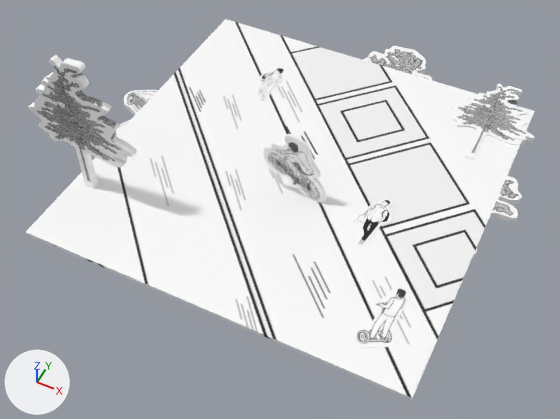
An edit to the glTF model others/1.gltf, drawn before and after from the same camera.
Both versions are drawn from a 50 mm camera at (0.236, -0.514, 0.552) aimed at (0.008, -0.059, -0.016). The axes (+X, +Y, +Z) are drawn at lower left. The lights are the same throughout. Both versions are drawn at frame 58 of the action 'CurveAction.001'; the numbers are the values there.

Before the edit, the objects in view are built like this:
```python
ob_curve_004 = bpy.data.objects.new('Curve.004', me_mesh_004)
ob_curve_004.location = (-0.176, -0.119, -0.015)
ob_curve_004.rotation_euler = (1.571, 0.0, 0.0)  # degrees (90, 0, 0)
ob_curve_004.scale = (2.09, 2.09, 1.64)
ob_人物1 = bpy.data.objects.new('人物1', me_mesh_002)
ob_人物1.location = (0.0963, -0.0664, -0.0145)
ob_人物1.scale = (3.3, 3.3, 3.3)
ob_树2 = bpy.data.objects.new('树2', me_mesh_007)
ob_树2.location = (0.0395, 0.085, -0.0143)
ob_树2.scale = (2.41, 2.41, 2.16)
ob_自行车 = bpy.data.objects.new('自行车', me_mesh)
ob_自行车.location = (0.0289, -0.0354, -0.015)
ob_自行车.rotation_euler = (1.571, 0.0, 0.0)  # degrees (90, 0, 0)
ob_自行车.scale = (3.03, 3.03, 3.03)
ob_车 = bpy.data.objects.new('车', me_mesh_008)
ob_车.location = (-0.1707, -0.0186, -0.0153)
ob_车.scale = (2.83, 2.83, 2.83)
# also in view: '树2.001' at (0.169, 0.041, -0.018); '人物3' at (-0.09, 0.107, -0.015); '滑板' at (0.147, -0.131, -0.017); 'Curve.009' at (0.158, 0.157, -0.016); '平面' at (0.0, 0.0, -0.016)
```
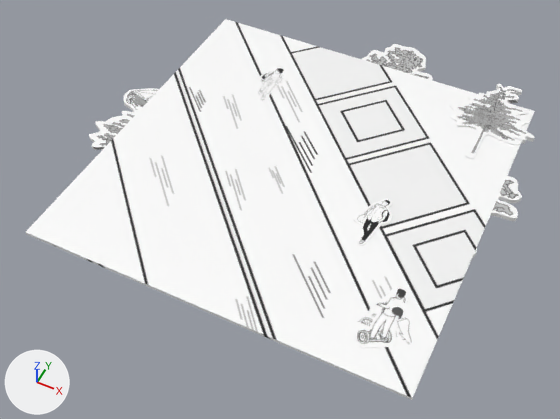
Pixel boxes [x1, y1, x2, y2] of what changed, in the pictures (560 x 419 px):
'Curve.004', rescaled, turned: before [28, 55, 137, 188]; after [89, 106, 142, 150]
'自行车', moved, turned: before [263, 134, 327, 204]; after [353, 300, 417, 345]
'树2', rescaled: before [363, 46, 432, 80]; after [362, 44, 433, 80]
'车', rescaled (7% shorter): before [124, 90, 158, 116]; after [124, 88, 159, 112]

Diff of the bpy script that builds the scene:
```diff
--- a/others/1.gltf.py
+++ b/others/1.gltf.py
@@ ob_curve_004 @@
 ob_curve_004.location = (-0.176, -0.119, -0.015)
-ob_curve_004.rotation_euler = (1.571, 0.0, 0.0)  # degrees (90, 0, 0)
-ob_curve_004.scale = (2.09, 2.09, 1.64)
+ob_curve_004.scale = (2.09, 2.09, 0.792)
@@ ob_车 @@
 ob_车.location = (-0.1707, -0.0186, -0.0153)
-ob_车.scale = (2.83, 2.83, 2.83)
+ob_车.scale = (2.83, 2.83, 1.63)
@@ ob_树2 @@
 ob_树2.location = (0.0395, 0.085, -0.0143)
-ob_树2.scale = (2.41, 2.41, 2.16)
+ob_树2.scale = (2.41, 2.41, 1.39)
@@ ob_自行车 @@
 ob_自行车 = bpy.data.objects.new('自行车', me_mesh)
-ob_自行车.location = (0.0289, -0.0354, -0.015)
-ob_自行车.rotation_euler = (1.571, 0.0, 0.0)  # degrees (90, 0, 0)
+ob_自行车.location = (0.1735, -0.1864, -0.015)
+ob_自行车.rotation_euler = (0.0183, 0.0, 0.0)  # degrees (1, 0, 0)
 ob_自行车.scale = (3.03, 3.03, 3.03)
```
